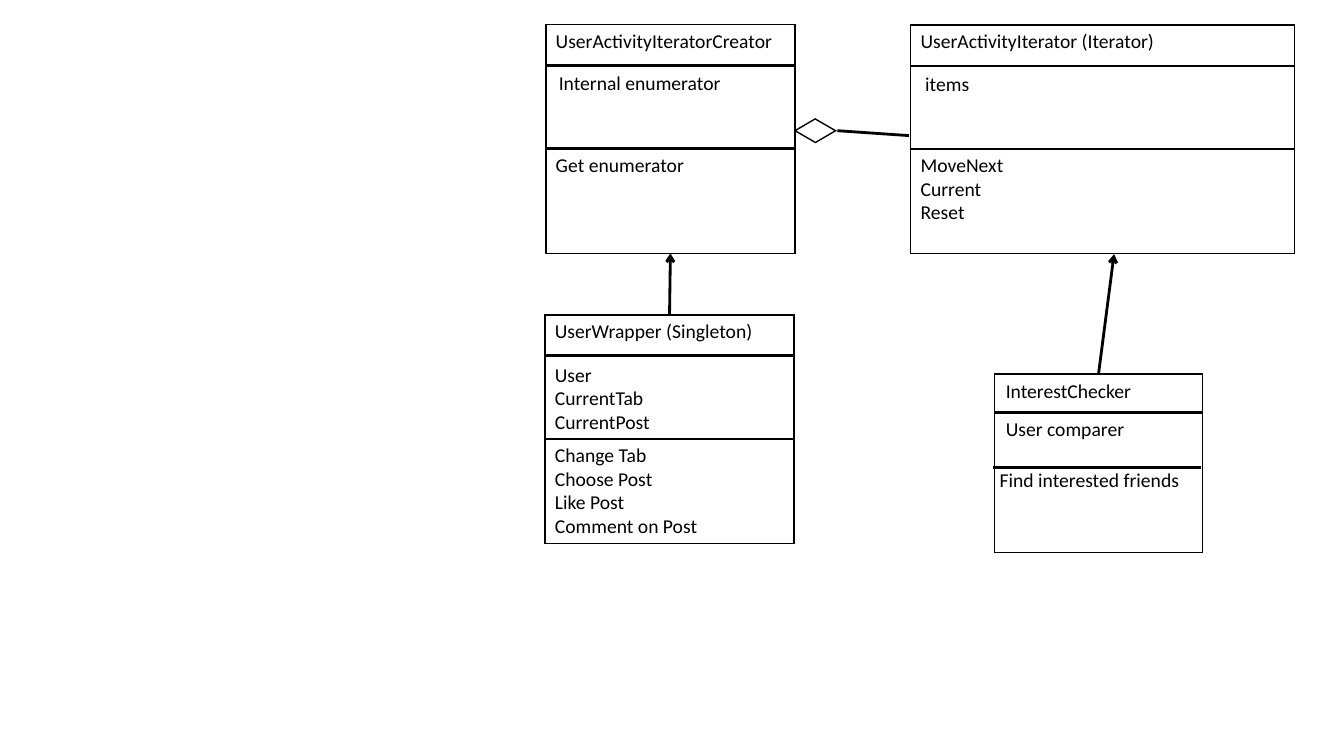
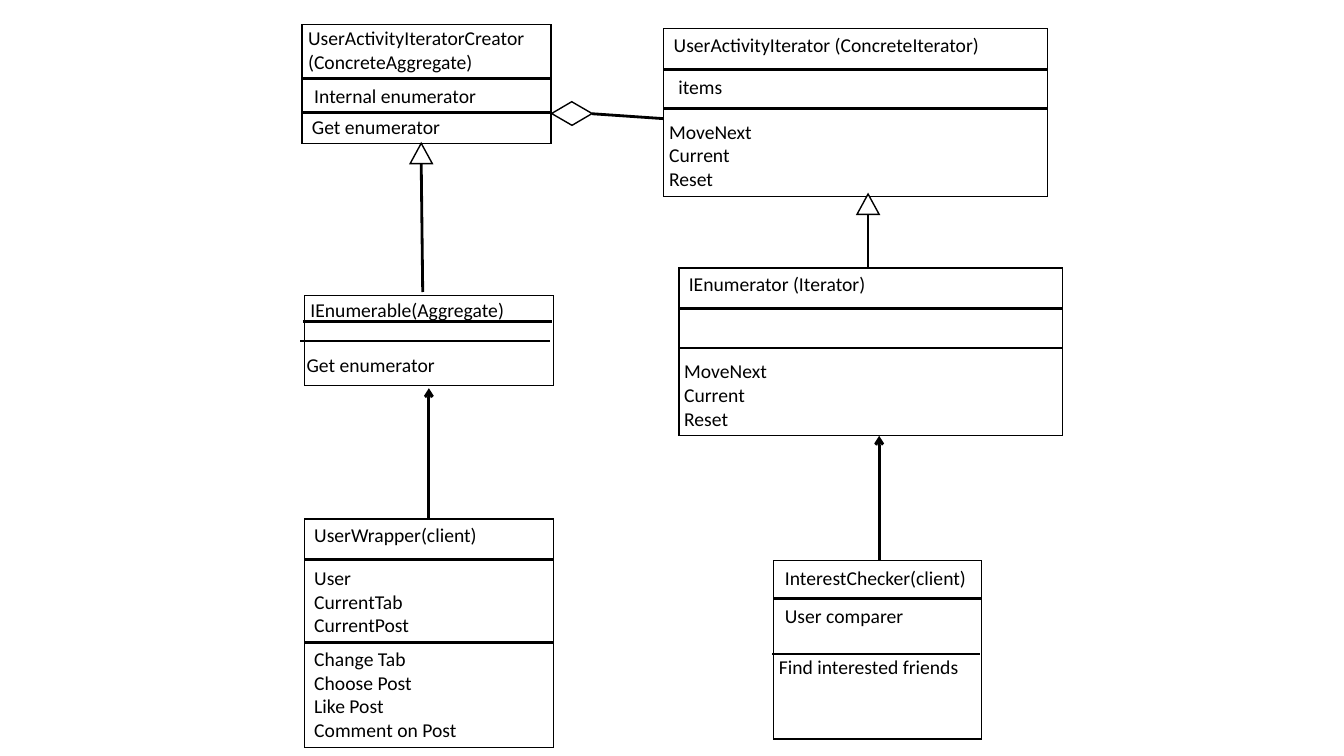
Before and after one commit to nihohit/Design-Pattern-HW, a slide deck: slide 6 of ex01/sequence diagrams.pptx. Drawn at 1344x756 pixels with LibreOffice and Linux fonts; fonts in the diff are those of the drawing. Boxes give left, top, right and bottom in pixels: in the first picture for what was removed or moved away, otherwise in the second. Text is boxed around its words. In the diff, an @@ line names an element or a change of style, - is before the commit and + after.

```diff
--- a/ex01/sequence diagrams.pptx
+++ b/ex01/sequence diagrams.pptx
@@ rectangle: place and size @@
-rectangle at <box>546,25,796,254</box>
+rectangle at <box>302,24,552,143</box>
@@ rectangle: place and size @@
-rectangle at <box>910,25,1295,254</box>
+rectangle at <box>664,28,1049,196</box>
@@ text at <box>308,31,524,73</box>: text changed @@
-UserActivityIteratorCreator
+UserActivityIteratorCreator (ConcreteAggregate)
@@ text at <box>674,38,979,55</box>: text changed @@
-UserActivityIterator (Iterator)
+UserActivityIterator (ConcreteIterator)
@@ line moved from (546, 66) - (796, 66) to (302, 79) - (552, 79) @@
@@ text "Internal enumerator": place and size @@
-text "Internal enumerator" at <box>559,76,720,90</box>
+text "Internal enumerator" at <box>314,89,476,103</box>
@@ line moved from (910, 66) - (1295, 66) to (664, 70) - (1048, 70) @@
@@ text "items": place and size @@
-text "items" at <box>925,77,969,91</box>
+text "items" at <box>678,80,722,94</box>
@@ text "Get enumerator": place and size @@
-text "Get enumerator" at <box>556,159,684,172</box>
+text "Get enumerator" at <box>312,121,440,134</box>
@@ line moved from (546, 148) - (796, 148) to (302, 113) - (552, 113) @@
@@ parallelogram: place and size @@
-parallelogram at <box>795,114,835,149</box>
+parallelogram at <box>552,96,593,132</box>
@@ line moved from (909, 136) - (838, 131) to (664, 119) - (592, 114) @@
@@ text "MoveNext Current Reset": place and size @@
-text "MoveNext Current Reset" at <box>921,159,1004,219</box>
+text "MoveNext Current Reset" at <box>669,126,752,186</box>
@@ line moved from (910, 149) - (1295, 149) to (664, 109) - (1048, 109) @@
@@ triangle added at <box>410,143,433,163</box>, fill #FFFFFF, outline #000000 1 pt @@
@@ line added from (422, 292) to (421, 163), #000000 2 pt @@
@@ triangle added at <box>857,194,879,214</box>, fill #FFFFFF, outline #000000 1 pt @@
@@ line added from (868, 269) to (868, 215), #000000 2 pt @@
@@ group added at <box>300,295,554,386</box>: 2 lines, 2 texts, 1 rectangle @@
+IEnumerable(Aggregate)
+Get enumerator
@@ arrow moved from (669, 316) - (670, 253) to (430, 519) - (430, 388) @@
@@ group added at <box>680,268,1064,436</box>: 2 lines, 2 texts, 1 rectangle @@
+IEnumerator (Iterator)
+MoveNext
+Current
+Reset
@@ arrow moved from (1099, 374) - (1114, 254) to (879, 560) - (879, 436) @@
@@ text at <box>314,528,476,545</box>: text changed @@
-UserWrapper (Singleton)
+UserWrapper(client)
@@ text at <box>785,571,966,588</box>: text changed @@
-InterestChecker
+InterestChecker(client)
@@ 2 texts, 2 lines, 1 rectangle: place and size @@
-2 texts, 2 lines, 1 rectangle at <box>545,316,795,544</box>
+2 texts, 2 lines, 1 rectangle at <box>304,519,554,748</box>
@@ 2 texts, 2 lines, 1 rectangle: place and size @@
-2 texts, 2 lines, 1 rectangle at <box>993,374,1203,553</box>
+2 texts, 2 lines, 1 rectangle at <box>772,561,982,739</box>
```
Also in this commit, not shown: 2 other files.
